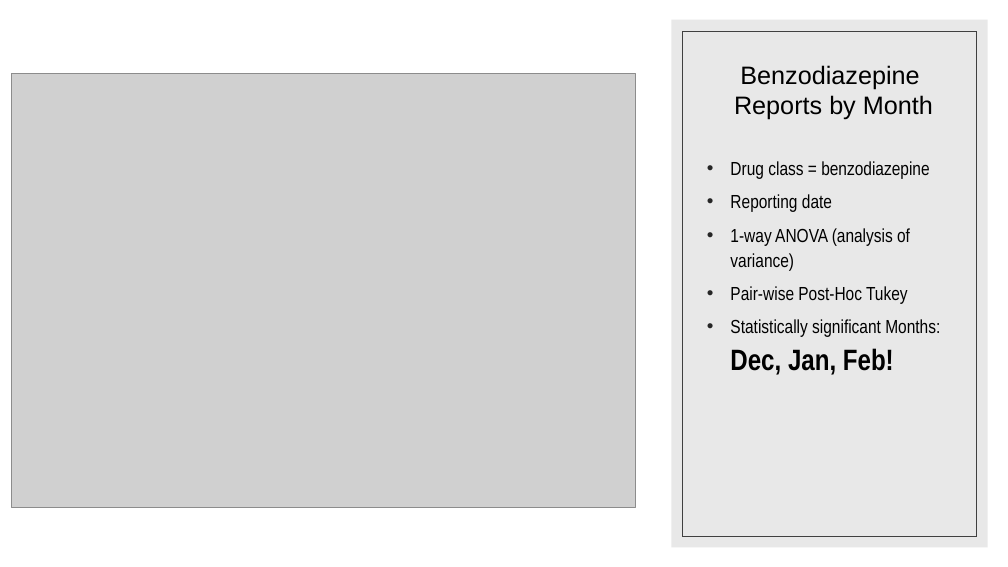
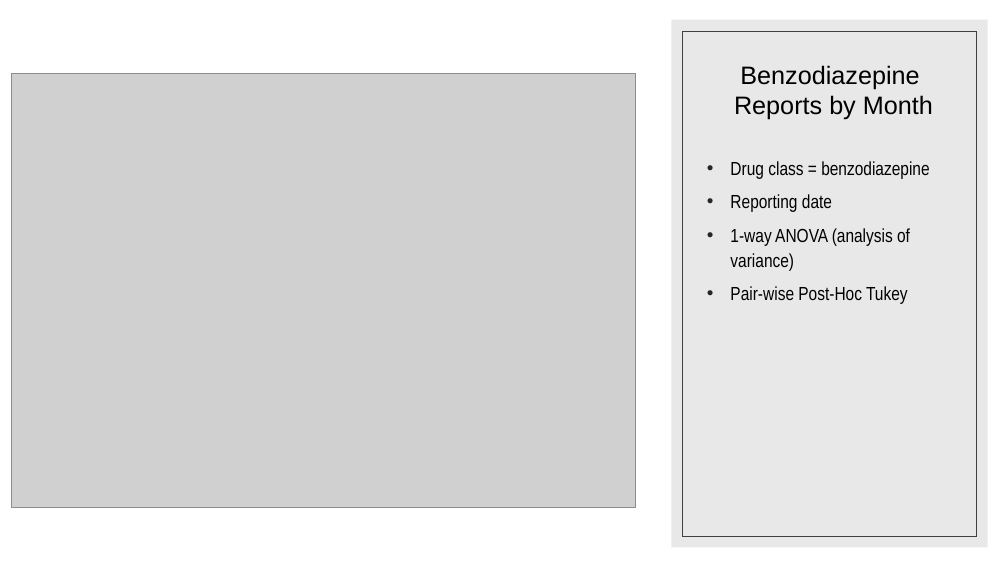
Before and after one commit to sedgedigital/FDA-API-Benzodiazepine-ANOVA, a slide deck: slide 4 of Adverse Drug Reaction Reporting Events.pptx. Drawn at 1008x567 pixels with LibreOffice and Linux fonts; fonts in the diff are those of the drawing; grey boxes stand for pictures. Boxes give left, top, right and bottom in pixels: in the first picture for what was removed or moved away, otherwise in the second. Text is boxed around its words. In the diff, an @@ line names an element or a change of style, - is before the commit and + after.

Commit message:
updated PPT

```diff
--- a/Adverse Drug Reaction Reporting Events.pptx
+++ b/Adverse Drug Reaction Reporting Events.pptx
@@ text at (x1=730, y1=319, x2=940, y2=375): paragraph removed @@
-• Statistically significant Months: Dec, Jan, Feb!
```
Also in this commit, not shown: 1 slide added, 2 slides removed.
